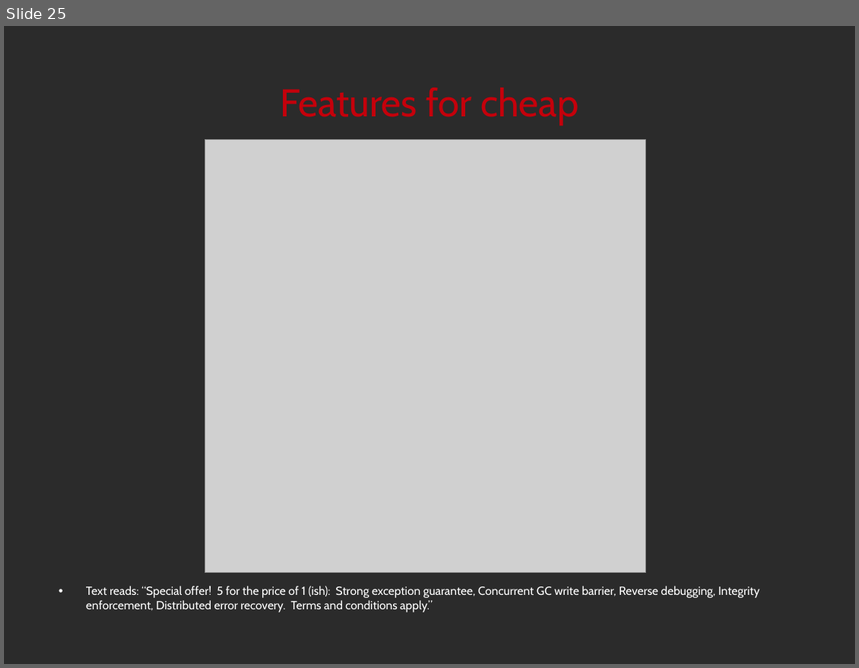
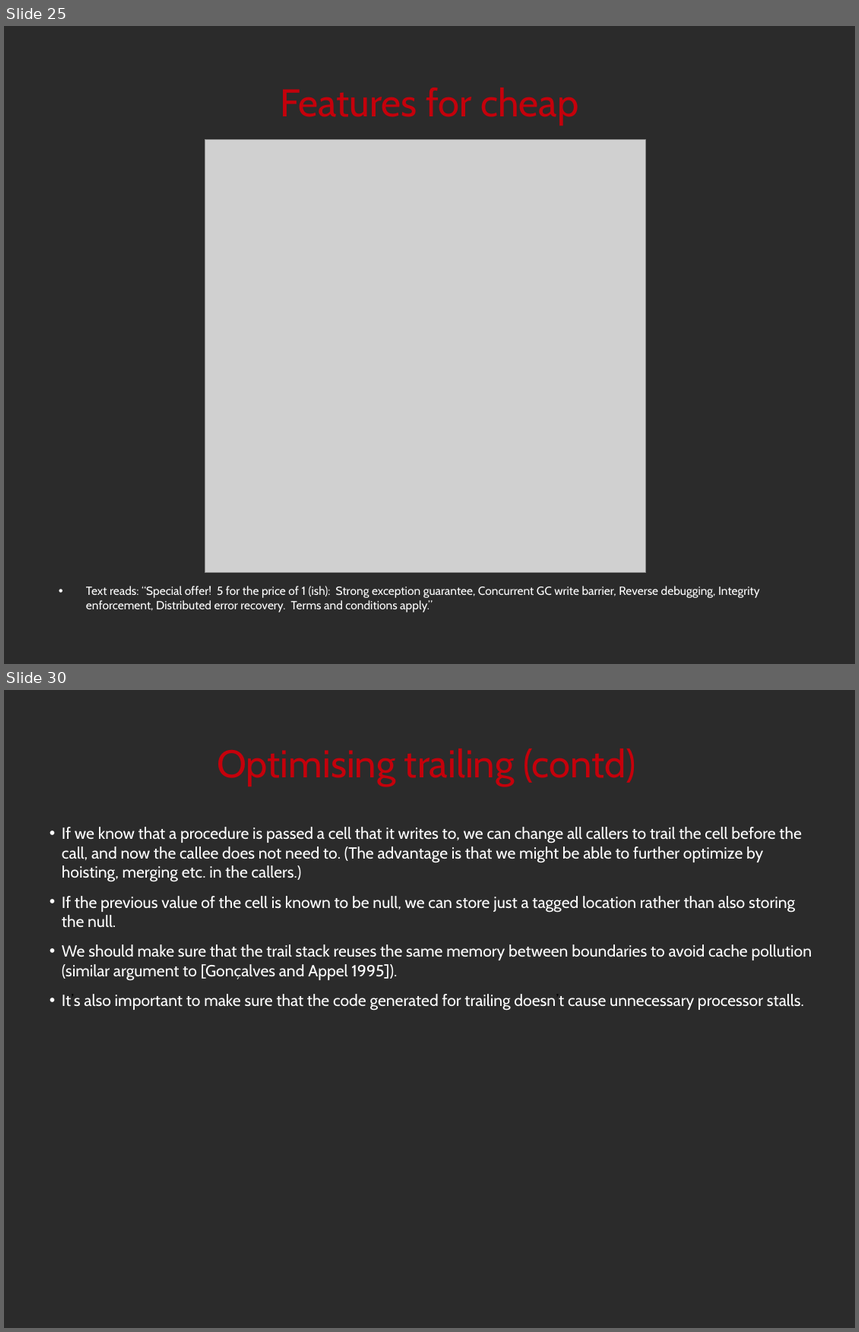
Before and after one commit to noether-lang/noether, a slide deck: doc/presentations/StrangeLoop2014/handling.odp. Shown one above the other, each under a label of ours: slide 25 before the commit, slides 25 and 30 after it; the slides between them are not shown. The pictures are 859x668 and 859x1332 pixels, drawn with LibreOffice and Linux fonts; fonts in the diff are those of the drawing; grey boxes stand for pictures; background and template pictures are left out; a plain dark background stands for a picture behind light text. Boxes give left, top, right and bottom in pixels: in the first picture for what was removed or moved away, otherwise in the second. Text is boxed around its words. In the diff, an @@ line names an element or a change of style, - is before the commit and + after.

```diff
--- a/doc/presentations/StrangeLoop2014/handling.odp
+++ b/doc/presentations/StrangeLoop2014/handling.odp
@@ slide 30 added at <box>4,690,855,1328</box>, background picture (left out) @@
@@ title added at <box>217,749,636,786</box>, 36 pt, text #C5000B @@
+Optimising trailing (contd)
@@ text added at <box>62,827,813,1011</box>, 15 pt, text #FFFFFF @@
+  • If we know that a procedure is passed a cell that it writes to, we can change all callers to trail the cell before the call, and now the callee does not need to. (The advantage is that we might be able to further optimize by hoisting, merging etc. in the callers.)
+  • If the previous value of the cell is known to be null, we can store just a tagged location rather than also storing the null.
+  • We should make sure that the trail stack reuses the same memory between boundaries to avoid cache pollution (similar argument to [Gonçalves and Appel 1995]).
+  • It’s also important to make sure that the code generated for trailing doesn’t cause unnecessary processor stalls.
```
Also in this commit, not shown: 12 slides changed, 2 other slides added, 2 slides removed, 13 other files.
